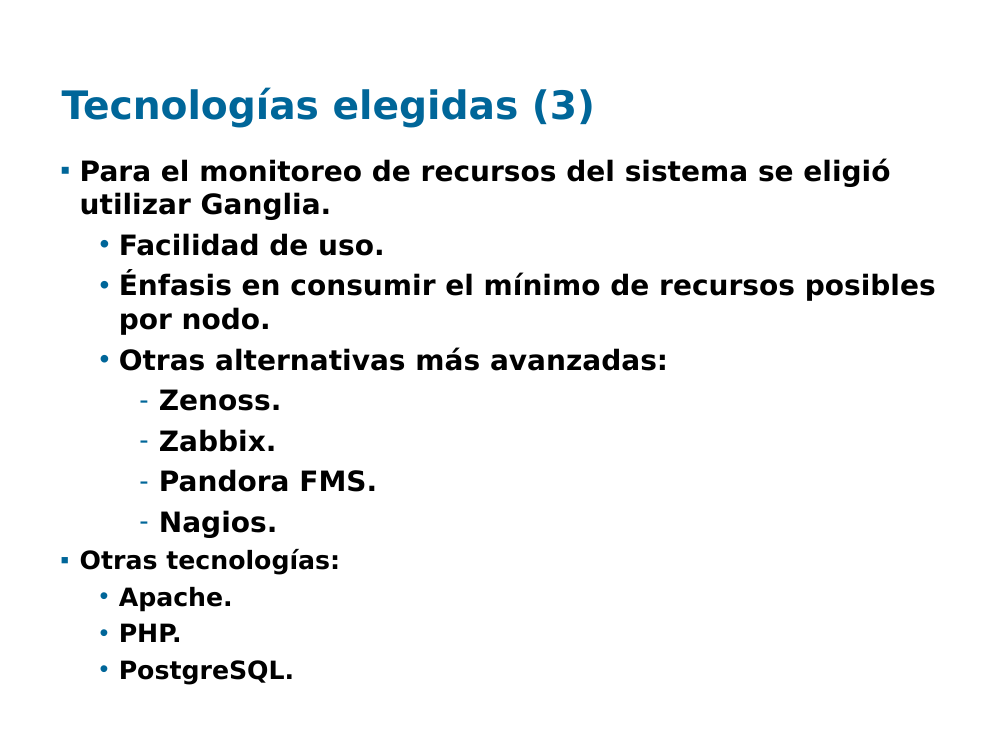
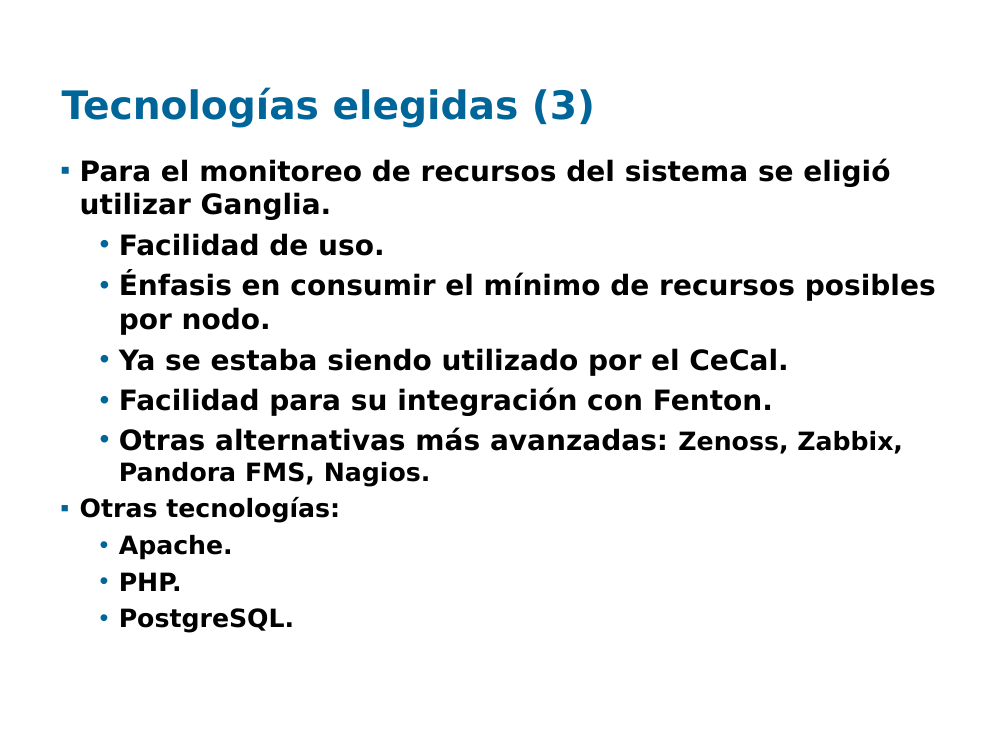
Before and after one commit to santiago-iturriaga/pgruso2007, a slide deck: slide 11 of Documentacion/Presentación Fenton - Santiago.ppt. Drawn at 1008x756 pixels with LibreOffice and Linux fonts; fonts in the diff are those of the drawing; background and template pictures are left out. Boxes give left, top, right and bottom in pixels: in the first picture for what was removed or moved away, otherwise in the second. Text is boxed around its words. In the diff, an @@ line names an element or a change of style, - is before the commit and + after.

```diff
--- a/Documentacion/Presentación Fenton - Santiago.ppt
+++ b/Documentacion/Presentación Fenton - Santiago.ppt
@@ text at [119, 348, 903, 487]: text changed @@
-  • Otras alternativas más avanzadas:
-    – Zenoss.
-    – Zabbix.
-    – Pandora FMS.
-    – Nagios.
+  • Ya se estaba siendo utilizado por el CeCal.
+  • Facilidad para su integración con Fenton.
+  • Otras alternativas más avanzadas: Zenoss, Zabbix, Pandora FMS, Nagios.
```
Also in this commit, not shown: 7 other slides changed.
